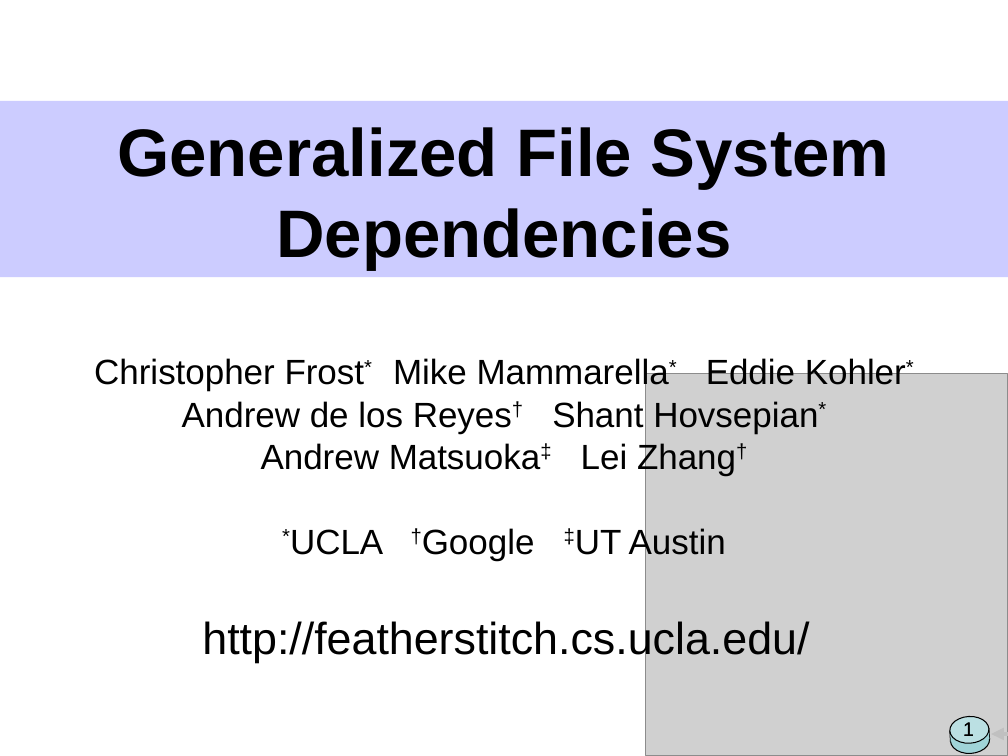
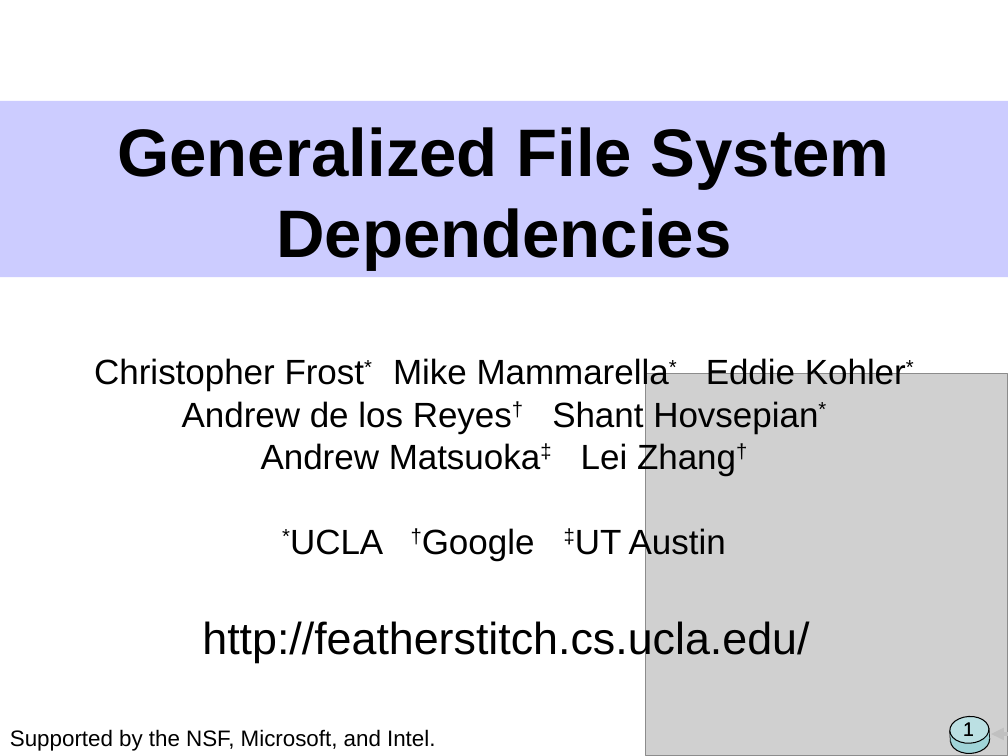
Before and after one commit to ucla-readable/fstitch-doc, a slide deck: slide 1 of sosp/pres.ppt. Drawn at 1008x756 pixels with LibreOffice and Linux fonts; fonts in the diff are those of the drawing; grey boxes stand for pictures. Boxes give left, top, right and bottom in pixels: in the first picture for what was removed or moved away, otherwise in the second. Text is boxed around its words. In the diff, an @@ line names an element or a change of style, - is before the commit and + after.

```diff
--- a/sosp/pres.ppt
+++ b/sosp/pres.ppt
@@ text added at [10, 729, 435, 751], 16 pt, text #000000 @@
+Supported by the NSF, Microsoft, and Intel.
```
Also in this commit, not shown: 13 other slides changed, 5 slides added, 1 slide removed.
